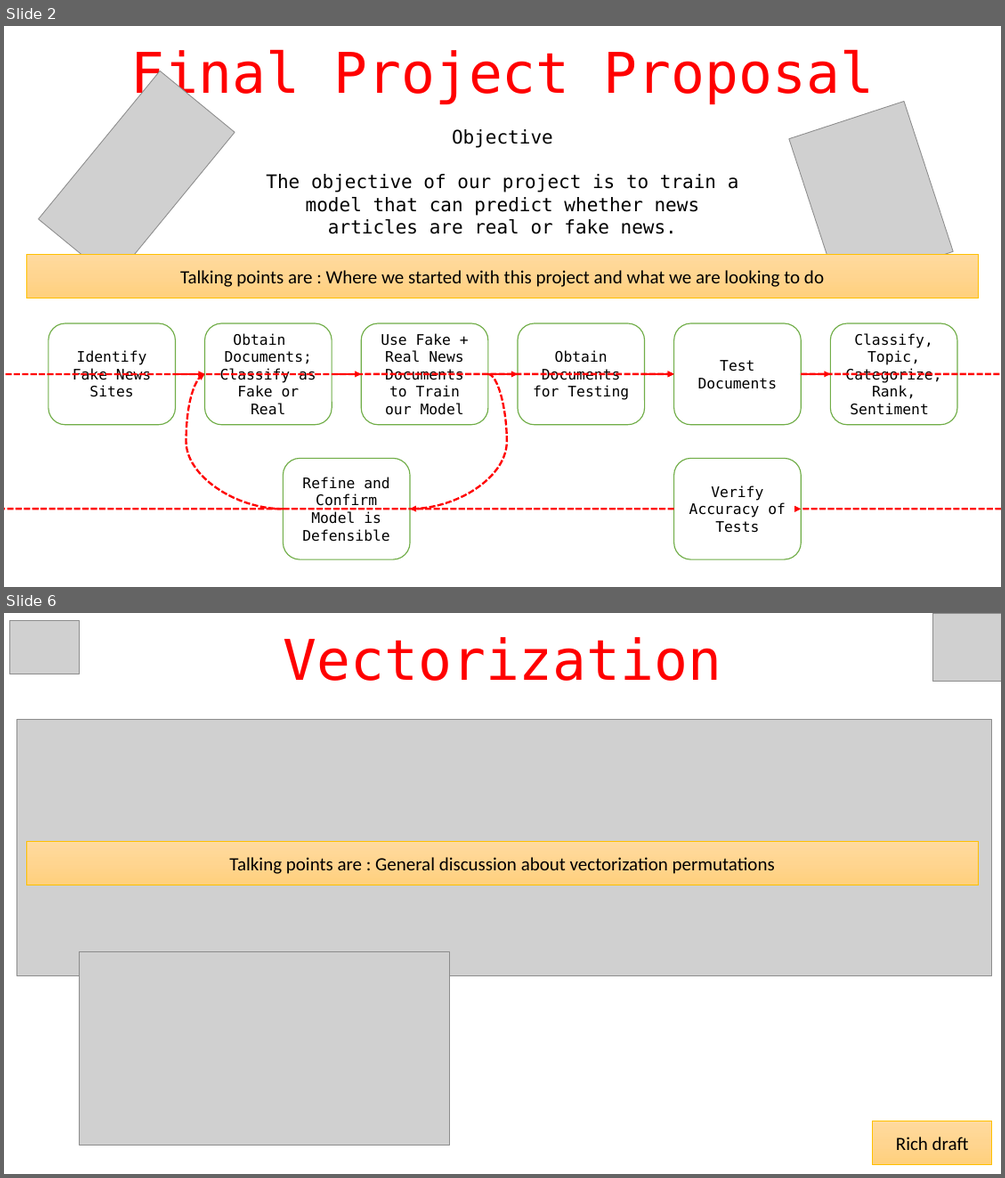
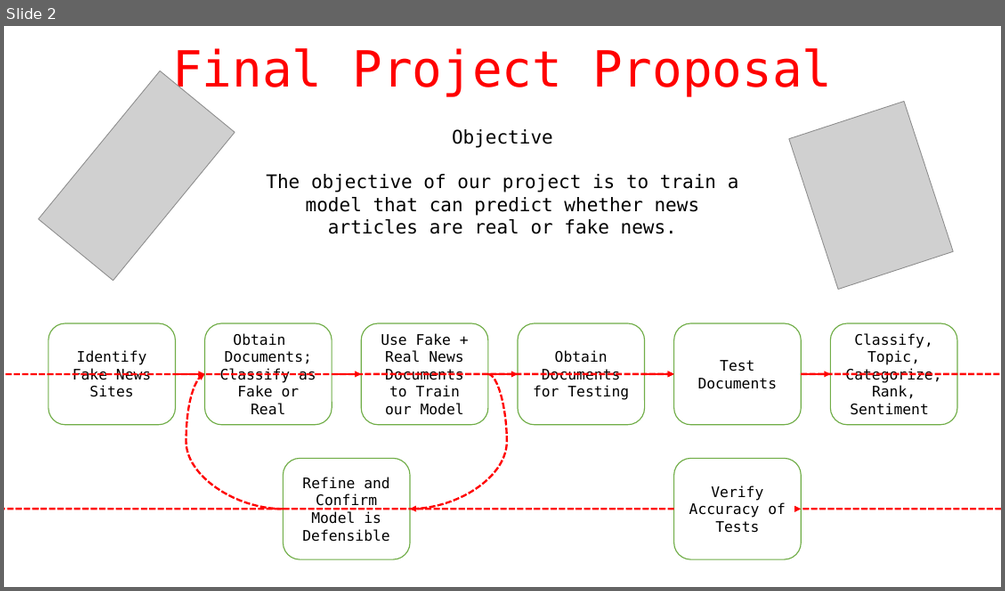
Before and after one commit to richpatanalytics/FakeNewsAnalysis, a slide deck: FakeNewsProjectPresentation.pptx. Shown one above the other, each under a label of ours: slides 2 and 6 before the commit, slide 2 after it; the slides between them are not shown. The pictures are 1005x1178 and 1005x591 pixels, drawn with LibreOffice and Linux fonts; fonts in the diff are those of the drawing; grey boxes stand for pictures. Boxes give left, top, right and bottom in pixels: in the first picture for what was removed or moved away, otherwise in the second. Text is boxed around its words. In the diff, an @@ line names an element or a change of style, - is before the commit and + after.

Commit message:
Final Project Presentation
Final Project Presentation

```diff
--- a/FakeNewsProjectPresentation.pptx
+++ b/FakeNewsProjectPresentation.pptx
@@ slide 6 removed at (4,613,1001,1174), background #FFFFFF @@
@@ picture removed at (10,620,80,674) @@
@@ text removed at (283,637,721,681) @@
-Vectorization
@@ picture removed at (933,613,1001,681) @@
@@ picture removed at (17,719,992,976) @@
@@ rectangle removed at (26,841,979,884) @@
-Talking points are : General discussion about vectorization permutations
@@ picture removed at (80,952,450,1144) @@
@@ rectangle removed at (873,1121,992,1164) @@
-Rich draft
@@ slide 2 changed as well @@
@@ text "Final Project Proposal" at (172,48,833,96): size 54 to 48 pt @@
@@ rectangle removed at (26,254,979,297) @@
-Talking points are : Where we started with this project and what we are looking to do
```
Also in this commit, not shown: 7 other slides changed, 4 slides added, 5 other slides removed.
